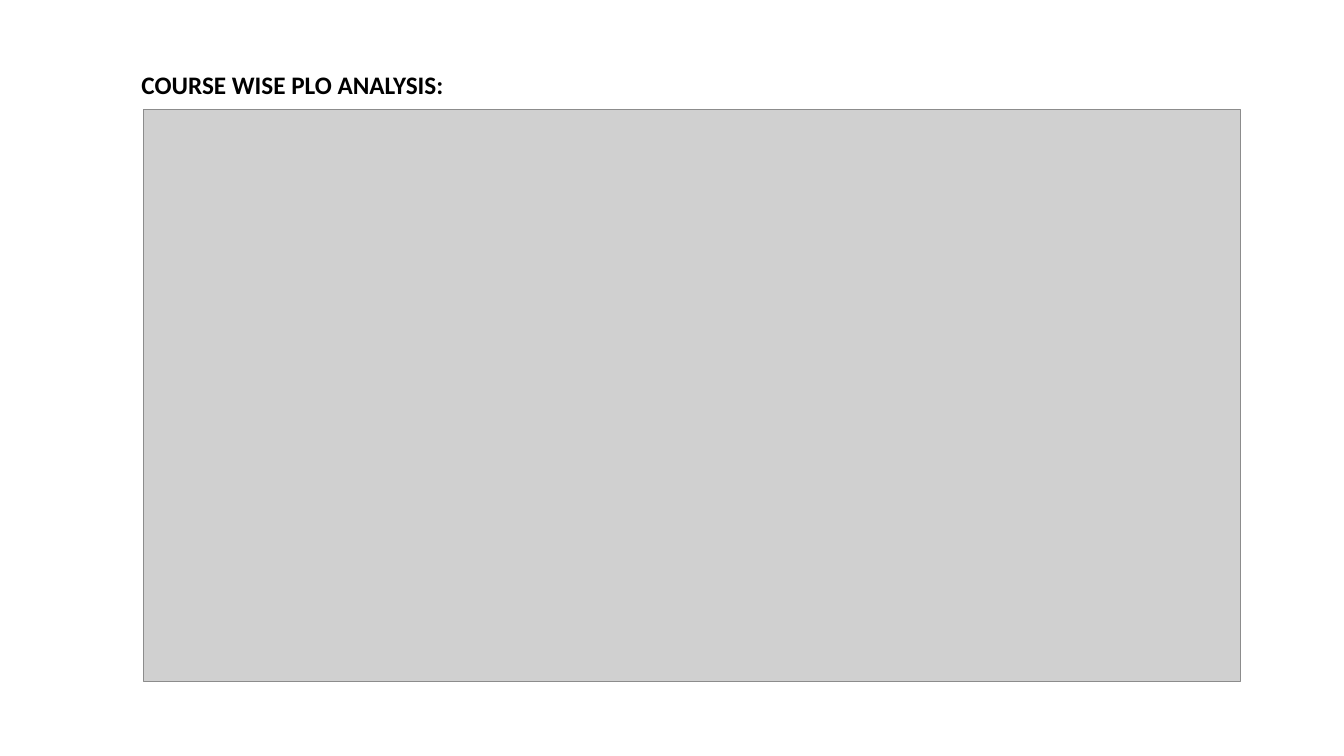
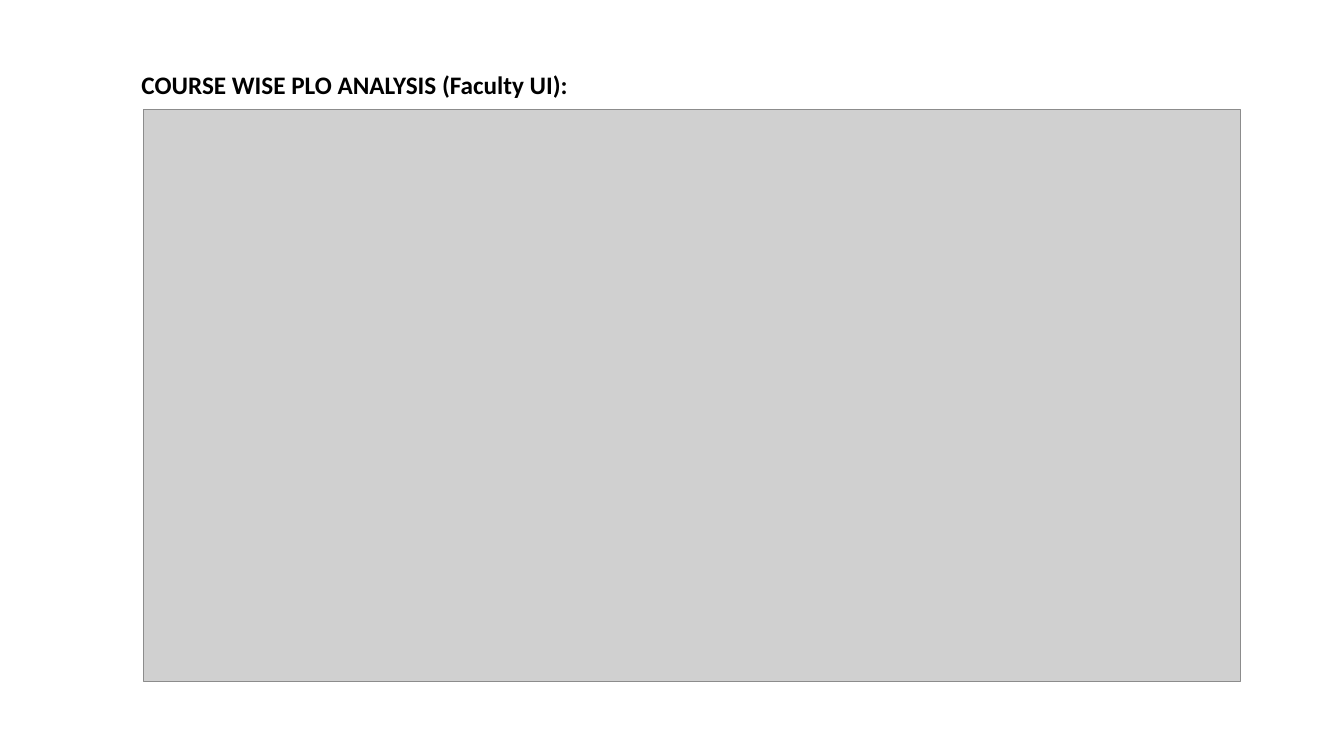
Before and after one commit to shoeb-gg/SPMS-Project, a slide deck: slide 13 of Student Performance Monitoring System (SPMS).pptx. Drawn at 1344x756 pixels with LibreOffice and Linux fonts; fonts in the diff are those of the drawing; grey boxes stand for pictures. Boxes give left, top, right and bottom in pixels: in the first picture for what was removed or moved away, otherwise in the second. Text is boxed around its words. In the diff, an @@ line names an element or a change of style, - is before the commit and + after.

```diff
--- a/Student Performance Monitoring System (SPMS).pptx
+++ b/Student Performance Monitoring System (SPMS).pptx
@@ text at (x1=141, y1=75, x2=568, y2=98): text changed @@
-COURSE WISE PLO ANALYSIS:
+COURSE WISE PLO ANALYSIS (Faculty UI):
```
Also in this commit, not shown: 6 other slides changed, 3 other files.
